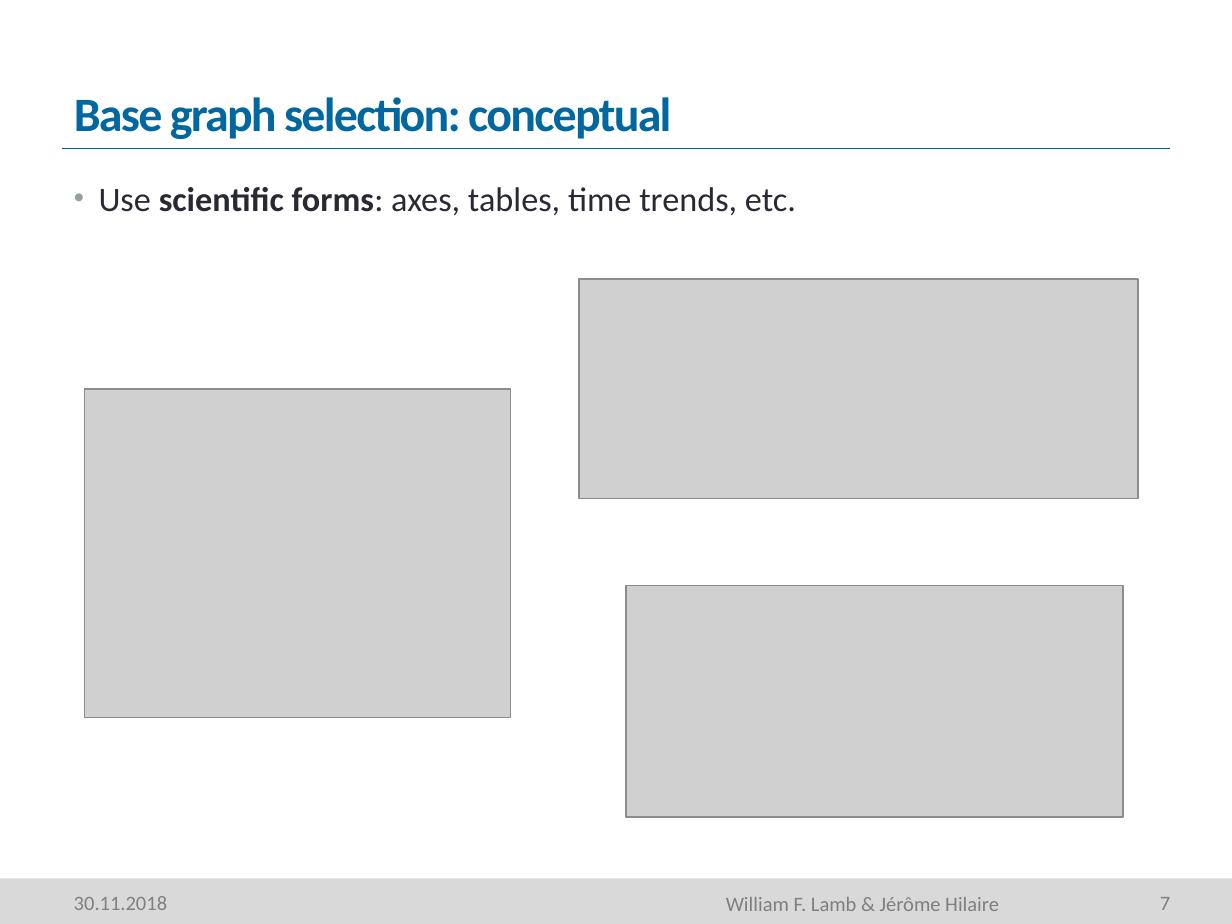
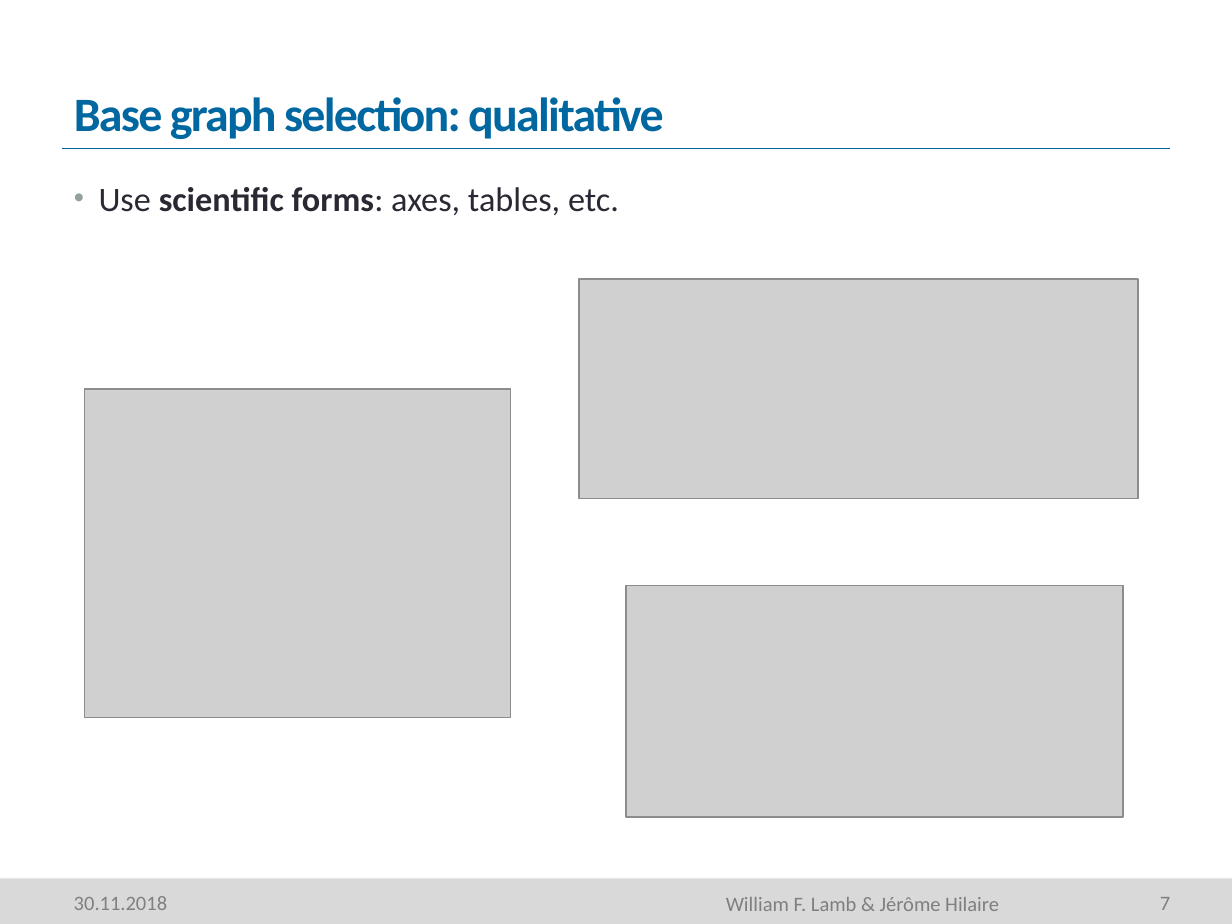
Before and after one commit to mcc-apsis/figures, a slide deck: slide 7 of Resources/Seminar part 1.pptm. Drawn at 1232x924 pixels with LibreOffice and Linux fonts; fonts in the diff are those of the drawing; grey boxes stand for pictures; background and template pictures are left out. Boxes give left, top, right and bottom in pixels: in the first picture for what was removed or moved away, otherwise in the second. Text is boxed around its words. In the diff, an @@ line names an element or a change of style, - is before the commit and + after.

```diff
--- a/Resources/Seminar part 1.pptm
+++ b/Resources/Seminar part 1.pptm
@@ title at (74,97,663,139): text changed @@
-Base graph selection: conceptual
+Base graph selection: qualitative
@@ text at (99,187,619,215): text changed @@
-• Use scientific forms: axes, tables, time trends, etc.
+• Use scientific forms: axes, tables, etc.
```
Also in this commit, not shown: 4 other slides changed.
